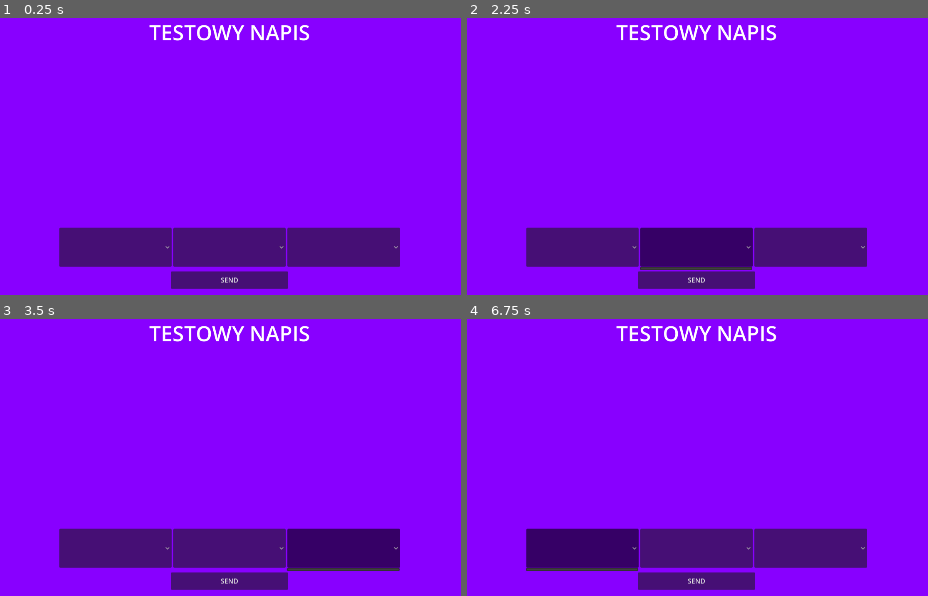
Above: before the commit, frames 1-4 (two rows, left to right).
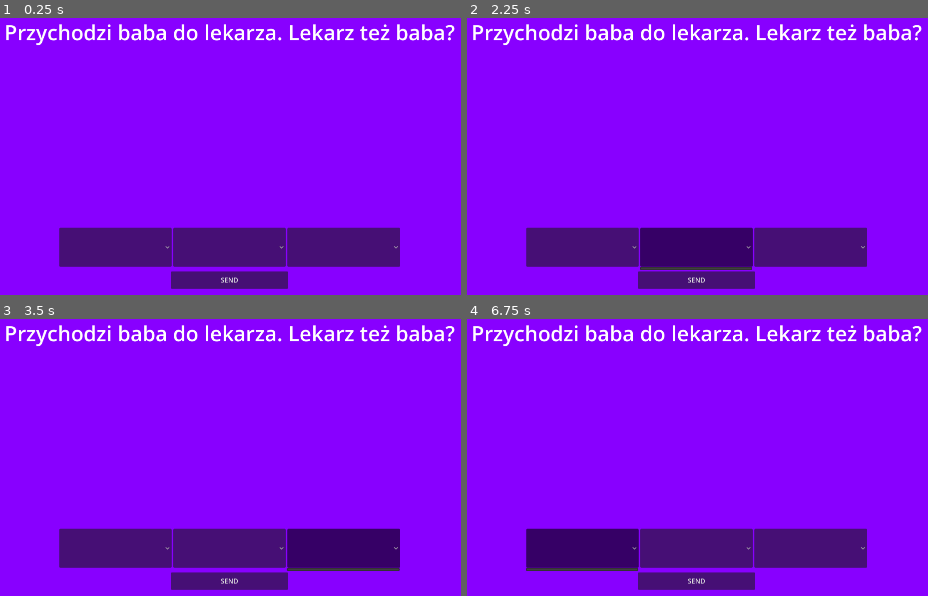
Above: after the commit, the same moments.

Repository: WITEX121/lem-jam-2026
Game: Godot game, scene res://src/managers/prompt_screen.tscn
The game is run twice, just before and just after one commit, with the same random seed, the same clock (stepped at 60 frames per second) and the same inputs. The project has no main scene, so this scene is started directly.
Inputs (mouse positions are in pixels of both pictures, inside the frame that each line leads up to):
- Up to frame 1 (0.25 s): no input
- Up to frame 2 (2.25 s): click (582, 247) at 0.5 s; click (582, 247) at 1.25 s; click (697, 247) at 2 s
- Up to frame 3 (3.5 s): click (345, 548) at 2.75 s
- Up to frame 4 (6.75 s): click "SEND" at 3.5 s; click (697, 548) at 4.25 s; click (812, 548) at 5 s; click "SEND" at 5.75 s; click (582, 548) at 6.5 s

The runs differ from the first frame. In frame 1, 2.7% of the frame differs, in the area x 1-99%, y 2-10%; in frame 2, 2.7%; in frame 3, 2.7%; in frame 4, 2.7%.

Commit message:
Events implementation

Diff:
--- a/const_data/event.gd
+++ b/const_data/event.gd
@@ -1,4 +1,15 @@
 class_name Event extends Resource
 
 enum EventId {
+	START_EVENT
 }
+
+enum Type { MONEY = 0, MORALITY = 1, TRUST = 2, PR = 3 }
+
+@export var text: String = ""
+
+@export var affirmation_effects: Array[float] = [0, 0, 0, 0];
+@export var refutation_effects: Array[float] = [0, 0, 0, 0];
+
+@export var affirmation_events: Array[Event.EventId] = []
+@export var refutation_events: Array[Event.EventId] = []
--- /dev/null
+++ b/const_data/events.tres
@@ -0,0 +1,14 @@
+[gd_resource type="Resource" script_class="Events" format=3 uid="uid://brch3tirmsei5"]
+
+[ext_resource type="Script" uid="uid://xcyhup3vrg8r" path="res://const_data/event.gd" id="1_rs0ti"]
+[ext_resource type="Script" uid="uid://coc6v5fm1t3s5" path="res://const_data/events.gd" id="2_vwifd"]
+
+[sub_resource type="Resource" id="Resource_rs0ti"]
+script = ExtResource("1_rs0ti")
+text = "Przychodzi baba do lekarza. Lekarz też baba?"
+metadata/_custom_type_script = "uid://xcyhup3vrg8r"
+
+[resource]
+script = ExtResource("2_vwifd")
+events = Array[ExtResource("1_rs0ti")]([SubResource("Resource_rs0ti")])
+metadata/_custom_type_script = "uid://coc6v5fm1t3s5"
--- a/const_data/user_question.gd
+++ /dev/null
@@ -1,11 +0,0 @@
-class_name UserQuestion extends Resource
-
-enum Type { MONEY = 0, MORALITY = 1, TRUST = 2, PR = 3 }
-
-@export var users_prompt: String = ""
-
-@export var affirmation_effects: Array[float] = [0, 0, 0, 0];
-@export var refutation_effects: Array[float] = [0, 0, 0, 0];
-
-@export var affirmation_events: Array[Event.EventId] = []
-@export var refutation_events: Array[Event.EventId] = []
--- a/const_data/user_questions.gd
+++ /dev/null
@@ -1,3 +0,0 @@
-class_name UserQuestions extends Resource
-
-@export var user_questions: Array[UserQuestion] = []
--- a/const_data/user_questions.tres
+++ /dev/null
@@ -1,15 +0,0 @@
-[gd_resource type="Resource" script_class="UserQuestions" format=3 uid="uid://ca233nexc8rpa"]
-
-[ext_resource type="Script" uid="uid://cqy773ww5jyaj" path="res://const_data/user_questions.gd" id="1_mbxy7"]
-[ext_resource type="Script" uid="uid://b7ulma8bhy3q8" path="res://const_data/user_question.gd" id="2_gkrcx"]
-
-[sub_resource type="Resource" id="Resource_mbxy7"]
-script = ExtResource("2_gkrcx")
-affirmation_effects = null
-refutation_effects = null
-metadata/_custom_type_script = "uid://b7ulma8bhy3q8"
-
-[resource]
-script = ExtResource("1_mbxy7")
-user_questions = Array[ExtResource("2_gkrcx")]([SubResource("Resource_mbxy7")])
-metadata/_custom_type_script = "uid://cqy773ww5jyaj"
--- a/project.godot
+++ b/project.godot
@@ -22,7 +22,6 @@
 
 window/size/viewport_width=1920
 window/size/viewport_height=1080
-window/size/mode=3
 
 [physics]
 
--- /dev/null
+++ b/src/managers/event_manager.gd
@@ -0,0 +1,18 @@
+class_name EventManager extends Node
+
+signal event_started(event: Event)
+
+var current_event: Event = null
+var events_stack: Array[Event] = []
+
+func push_event_random_place(event: Event):
+    var add_idx = randi_range(0, len(events_stack))
+
+    events_stack.insert(add_idx, event)
+
+func push_event_front(event: Event):
+    events_stack.push_back(event)
+
+func pop_back_to_current():
+    current_event = events_stack.pop_back()
+    event_started.emit(current_event)
--- a/src/managers/game_manager.gd
+++ b/src/managers/game_manager.gd
@@ -1 +1,12 @@
 extends Node
+
+var events_manager := EventManager.new()
+
+# Constants
+var _events: Array = load("res://const_data/events.tres").events
+var EVENTS: Array:
+	get: return _events
+
+func game_start():
+	events_manager.push_event_front(EVENTS[Event.EventId.START_EVENT])
+	events_manager.pop_back_to_current()
--- /dev/null
+++ b/src/managers/prompt_screen.gd
@@ -0,0 +1,18 @@
+extends Control
+
+@onready var sentence_begin = %SentenceBegin
+@onready var sentence_fill = %SentenceFill
+@onready var sentence_end = %SentenceEnd
+
+@onready var user_prompt = %UserPrompt
+
+func _ready() -> void:
+    GameManager.events_manager.event_started.connect(on_event_started)
+
+    GameManager.game_start()
+
+func on_event_started(event: Event):
+    user_prompt.text = event.text
+    sentence_begin.select(-1)
+    sentence_fill.select(-1)
+    sentence_end.select(-1)
--- a/src/managers/prompt_screen.tscn
+++ b/src/managers/prompt_screen.tscn
@@ -1,4 +1,6 @@
 [gd_scene format=3 uid="uid://cv2j31lpd0rdg"]
+
+[ext_resource type="Script" uid="uid://cxdqbhyxxs453" path="res://src/managers/prompt_screen.gd" id="1_gvjjj"]
 
 [sub_resource type="LabelSettings" id="LabelSettings_0vyci"]
 font_size = 50
@@ -10,6 +12,7 @@
 anchor_bottom = 1.0
 grow_horizontal = 2
 grow_vertical = 2
+script = ExtResource("1_gvjjj")
 
 [node name="ColorRect" type="ColorRect" parent="." unique_id=988772558]
 layout_mode = 1
@@ -64,7 +67,8 @@
 grow_vertical = 0
 text = "SEND"
 
-[node name="Label" type="Label" parent="." unique_id=1455914702]
+[node name="UserPrompt" type="Label" parent="." unique_id=1455914702]
+unique_name_in_owner = true
 layout_mode = 1
 anchors_preset = 8
 anchor_left = 0.5
Not shown, removed: const_data/user_question.gd.uid
Not shown, removed: const_data/user_questions.gd.uid
Not shown, added: src/managers/event_manager.gd.uid
Not shown, added: src/managers/prompt_screen.gd.uid
